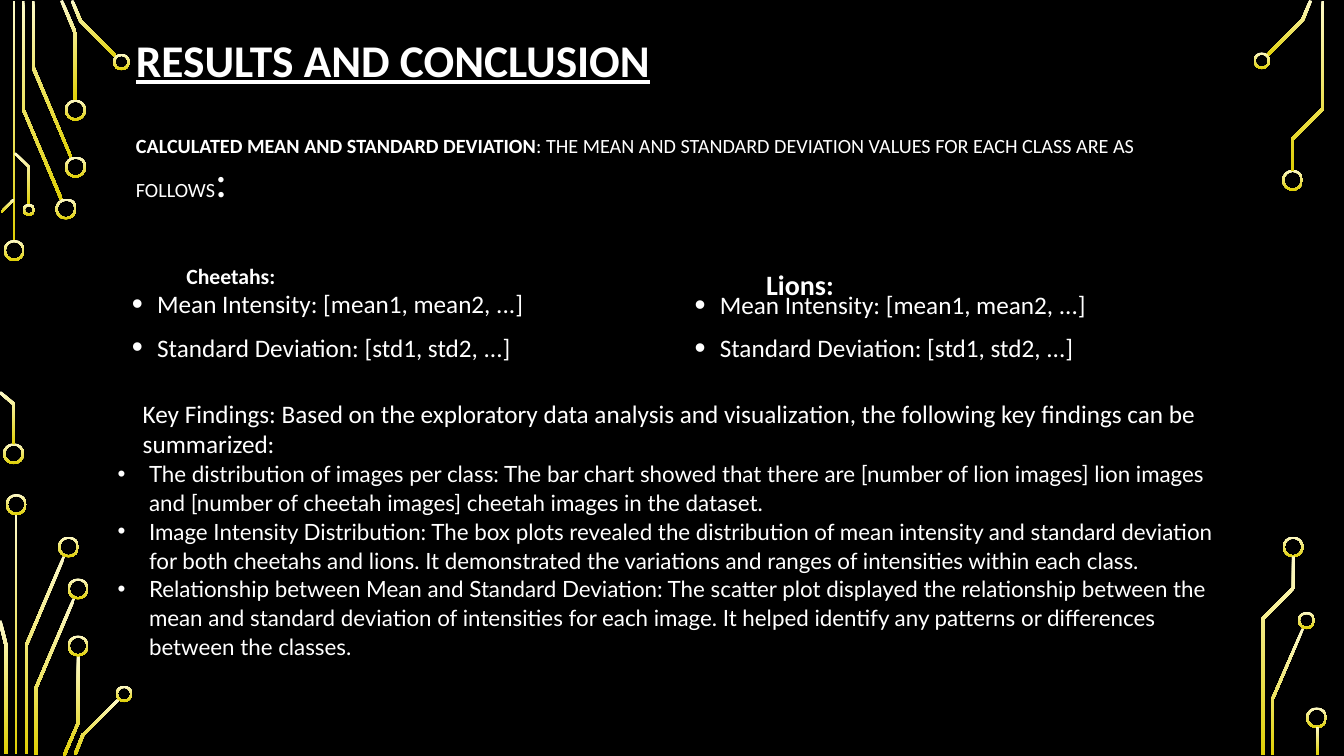
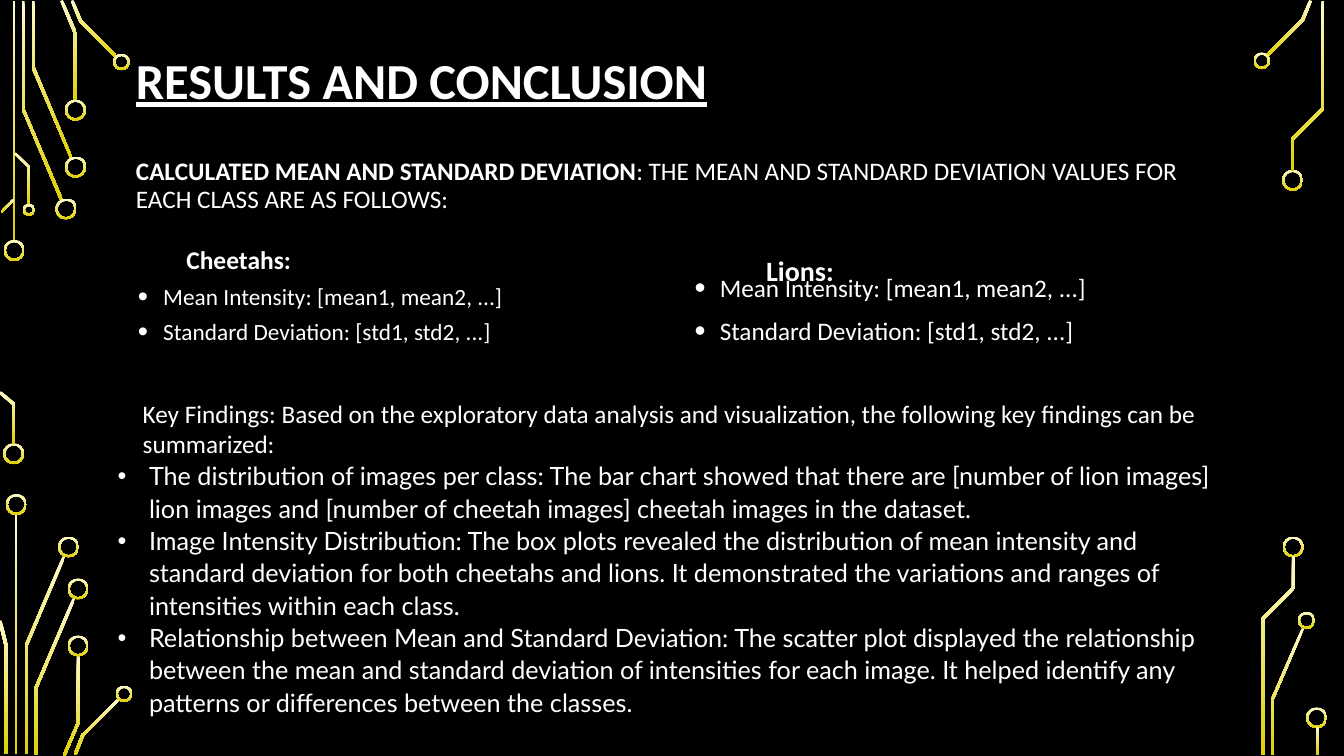
Before and after one commit to Samiur00/ST1_Capstone-Project, a slide deck: slide 10 of capstone_presentation.pptx. Drawn at 1344x756 pixels with LibreOffice and Linux fonts; fonts in the diff are those of the drawing; background and template pictures are left out. Boxes give left, top, right and bottom in pixels: in the first picture for what was removed or moved away, otherwise in the second. Text is boxed around its words. In the diff, an @@ line names an element or a change of style, - is before the commit and + after.

```diff
--- a/capstone_presentation.pptx
+++ b/capstone_presentation.pptx
@@ title "RESULTS AND CONCLUSION CALCULATED MEAN ..." at <box>136,66,1177,208</box>: size 32.4 to 36 pt in "RESULTS AND CONCLUSION"; size 14.4 to 18 pt in "CALCULATED MEAN AND STANDARD DEVIATION: THE MEAN ..."; size 32.4 to 18 pt in "FOLLOWS:" @@
@@ text "Cheetahs:" at <box>186,251,291,270</box>: size 15.5 to 18.2 pt @@
@@ 3 texts: place and size @@
-3 texts at <box>186,268,1053,361</box>
+3 texts at <box>186,251,1053,344</box>
@@ text "Mean Intensity: [mean1, mean2, ...]" at <box>163,288,472,344</box>: size 18 to 16.6 pt; line spacing 1.2 to 1 @@
@@ text at <box>149,465,1209,716</box>: size 16 to 18 pt in "The distribution of images per class: The ...", "Image Intensity Distribution: The box plots revealed ...", "Relationship between Mean and Standard Deviation: The ..." @@
```
Also in this commit, not shown: 9 other slides changed.
